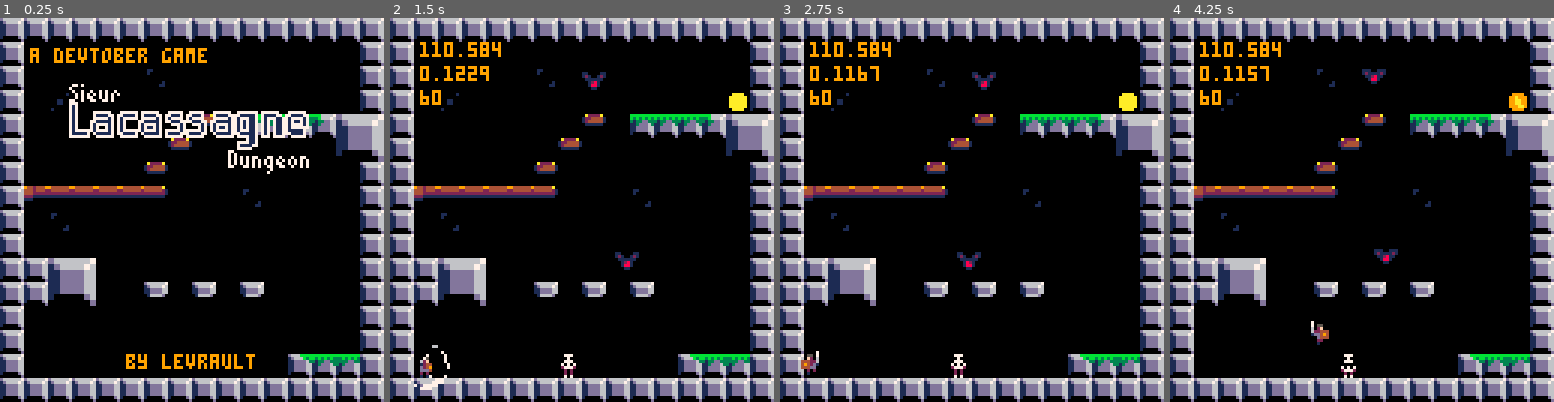
Above: before the commit, frames 1-4 (left to right).
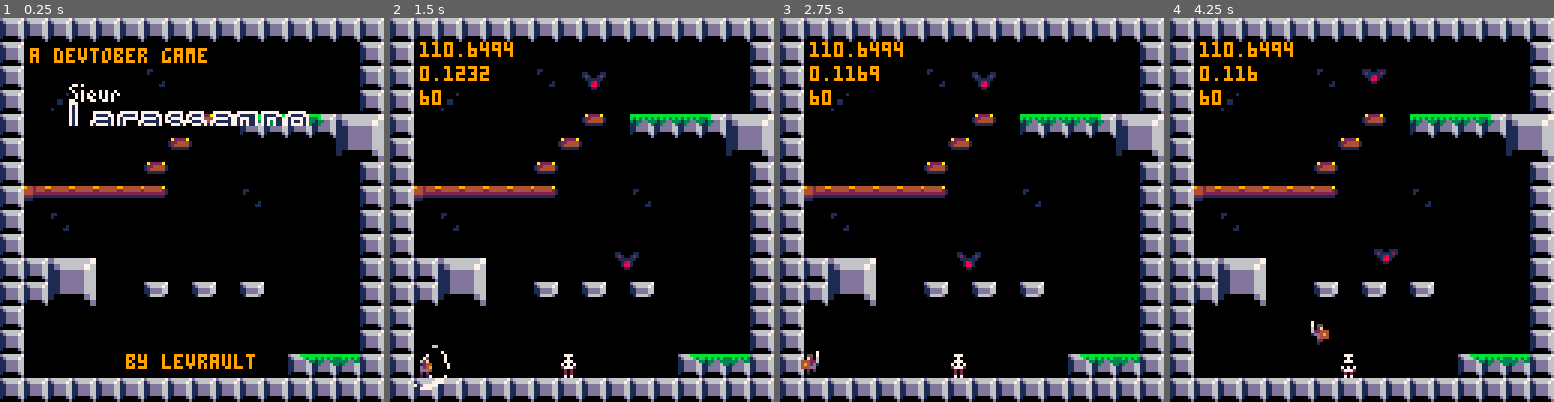
Above: after the commit, the same moments.

Repository: Levrault/pico8-sieur-lacassagne-dungeon
Game: PICO-8 cartridge sieur-lacassagne-dungeon.p8
The game is run twice, just before and just after one commit, with the same random seed, the same clock (stepped at 60 frames per second) and the same inputs.
Inputs:
- Up to frame 1 (0.25 s): no input
- Up to frame 2 (1.5 s): tap O (Z key) at 0.33, 0.7, 1.43 s; tap X (X key) at 1.07 s
- Up to frame 3 (2.75 s): hold Left 1.97-2.37 s; tap X (X key) at 2.07, 2.4, 2.73 s; tap O (Z key) at 2.22 s
- Up to frame 4 (4.25 s): hold Right 2.87-3.53 s; tap X (X key) every 0.33 s from 3.07 to 4.07 s; tap O (Z key) at 3.1, 3.98 s; hold Right from 4.13 s (still down)

The runs differ from the first frame. In frame 1, 2.1% of the frame differs, in the area x 17-81%, y 28-41%; in frame 2, 0.3%; in frame 3, 0.3%; in frame 4, 0.4%.

Commit message:
fix(map): remove glitched sprite

Diff:
--- a/sieur-lacassagne-dungeon.p8
+++ b/sieur-lacassagne-dungeon.p8
@@ -75,8 +75,9 @@
 		enemies={}
 		self.state=0
 		self.c_level=level
+		del(self, kills)
+		del(self,self.player)
 		self.kills={}
-		del(self,self.player)
 		sfx(snd.coin)
 
 		for enemy in all(enemies) do
Not shown, changed: 32 lines of the sprite sheet (__gfx__) section of sieur-lacassagne-dungeon.p8
